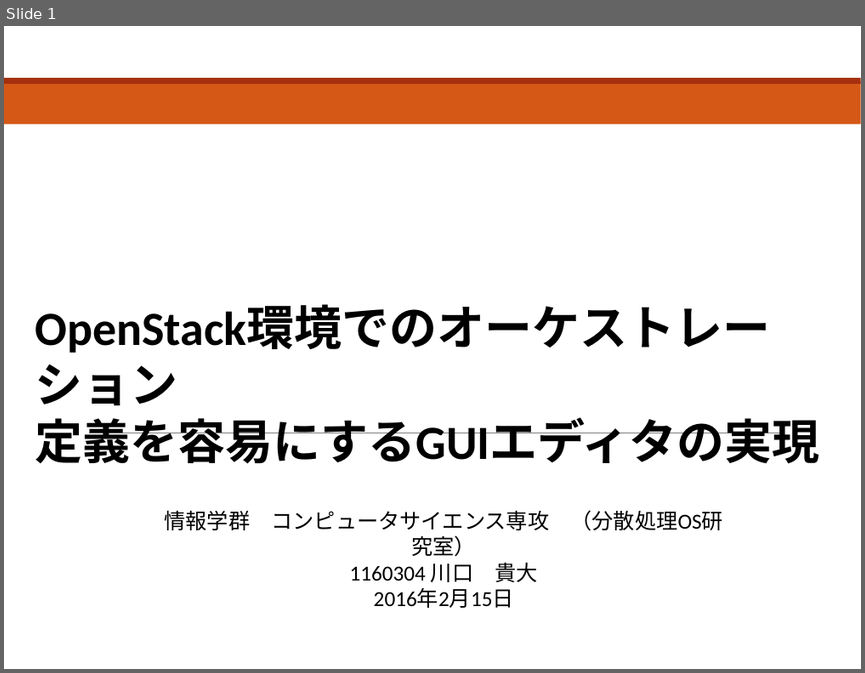
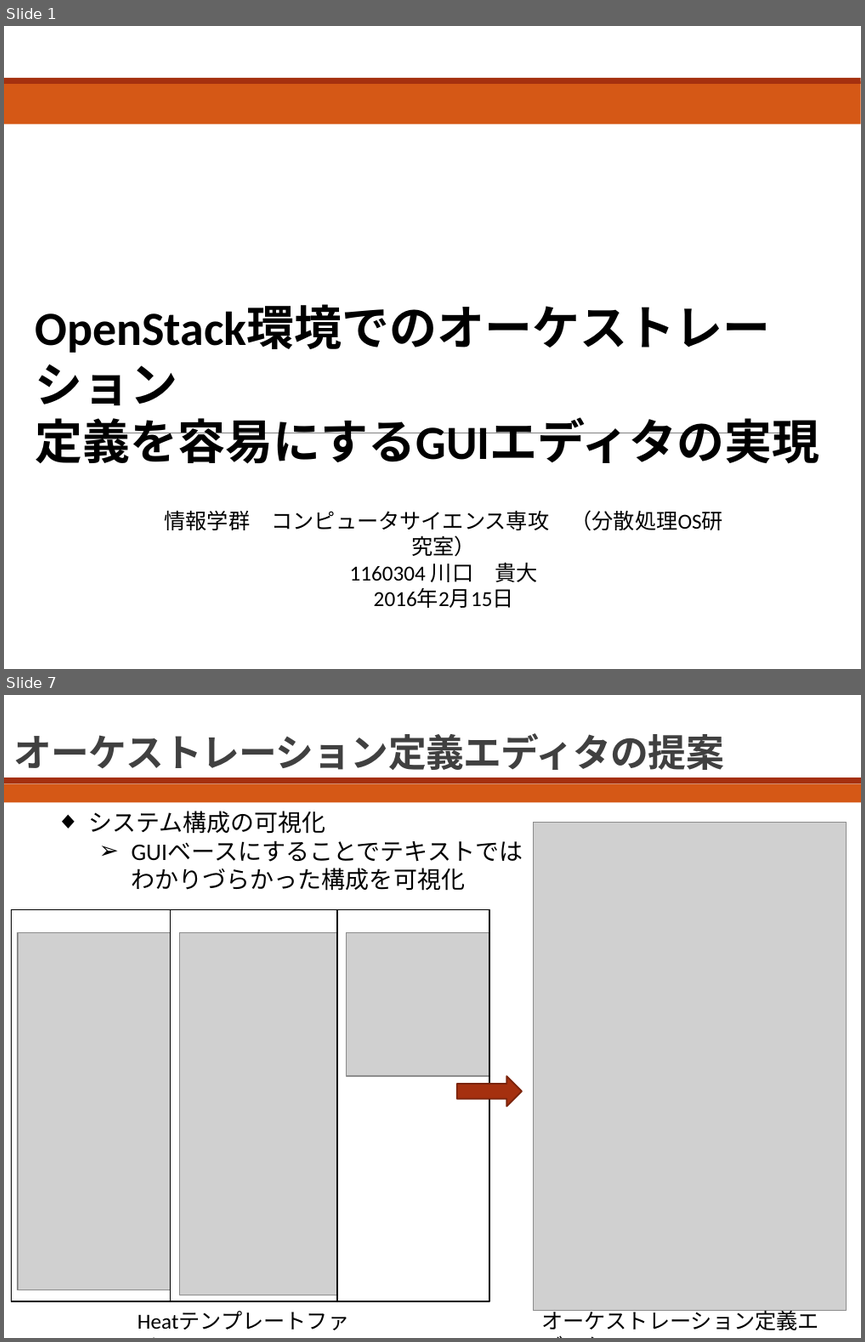
Before and after one commit to bokuhide/GUIToolCreate, a slide deck: 卒業論文本体/発表用スライド.pptx. Shown one above the other, each under a label of ours: slide 1 before the commit, slides 1 and 7 after it; the slides between them are not shown. The pictures are 865x673 and 865x1342 pixels, drawn with LibreOffice and Linux fonts; fonts in the diff are those of the drawing; grey boxes stand for pictures; background and template pictures are left out. Boxes give left, top, right and bottom in pixels: in the first picture for what was removed or moved away, otherwise in the second. Text is boxed around its words. In the diff, an @@ line names an element or a change of style, - is before the commit and + after.

```diff
--- a/卒業論文本体/発表用スライド.pptx
+++ b/卒業論文本体/発表用スライド.pptx
@@ slide 7 added at bbox=[4, 695, 861, 1338], background #FFFFFF @@
@@ title added at bbox=[14, 733, 724, 770], 32 pt, text #404040, bold @@
+オーケストレーション定義エディタの提案
@@ rectangle added at bbox=[4, 784, 861, 803], fill #D55816 @@
@@ rectangle added at bbox=[4, 777, 861, 783], fill #A5300F @@
@@ text added at bbox=[88, 811, 326, 834], 20 pt, text #000000 @@
+◆ システム構成の可視化
+  ➢ GUIベースにすることでテキストではわかりづらかった構成を可視化
@@ picture added at bbox=[533, 822, 846, 1310] @@
@@ rectangle added at bbox=[11, 909, 489, 1301], outline #000000 1.25 pt @@
@@ line added from (171, 909) to (171, 1302), #000000 1 pt @@
@@ line added from (337, 909) to (337, 1302), #000000 1 pt @@
@@ picture added at bbox=[18, 932, 171, 1290] @@
@@ picture added at bbox=[180, 932, 336, 1295] @@
@@ picture added at bbox=[347, 932, 490, 1076] @@
@@ right arrow added at bbox=[457, 1077, 522, 1106], fill #A5300F, outline #7A240B 1.25 pt @@
@@ text added at bbox=[129, 1304, 371, 1338], 18 pt, text #000000 @@
+Heatテンプレートファイル
@@ text added at bbox=[541, 1306, 819, 1330], 18 pt, text #000000 @@
+オーケストレーション定義エディタ
```
Also in this commit, not shown: 6 slides changed, 5 other slides added, 1 slide removed, 10 other files.
